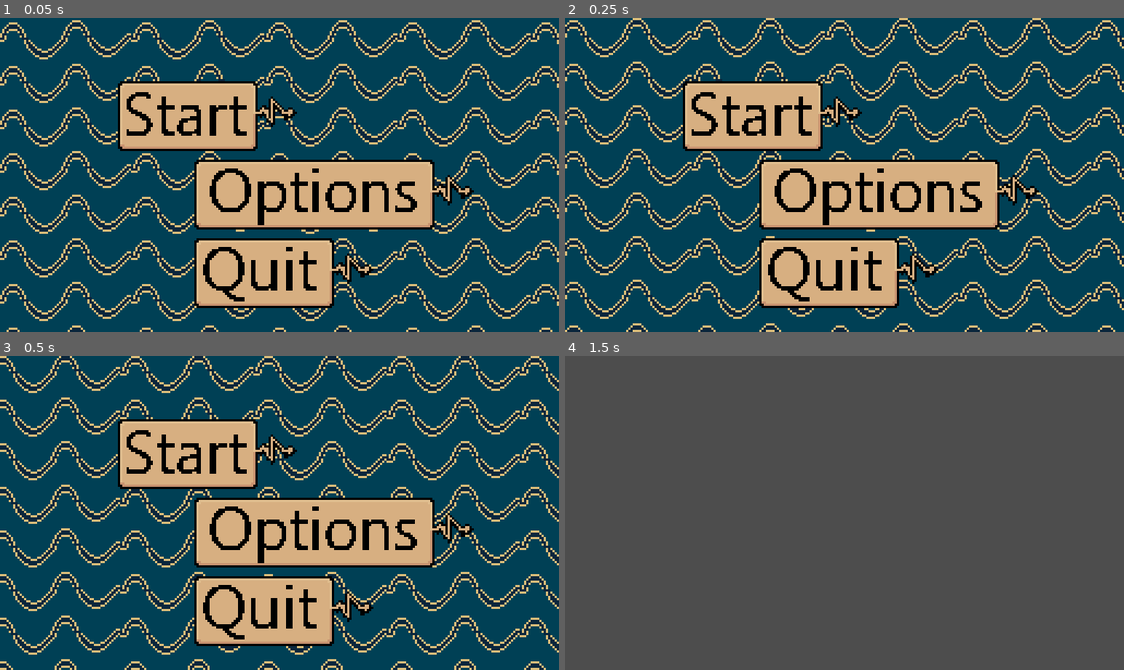
Above: before the commit, frames 1-4 (two rows, left to right).
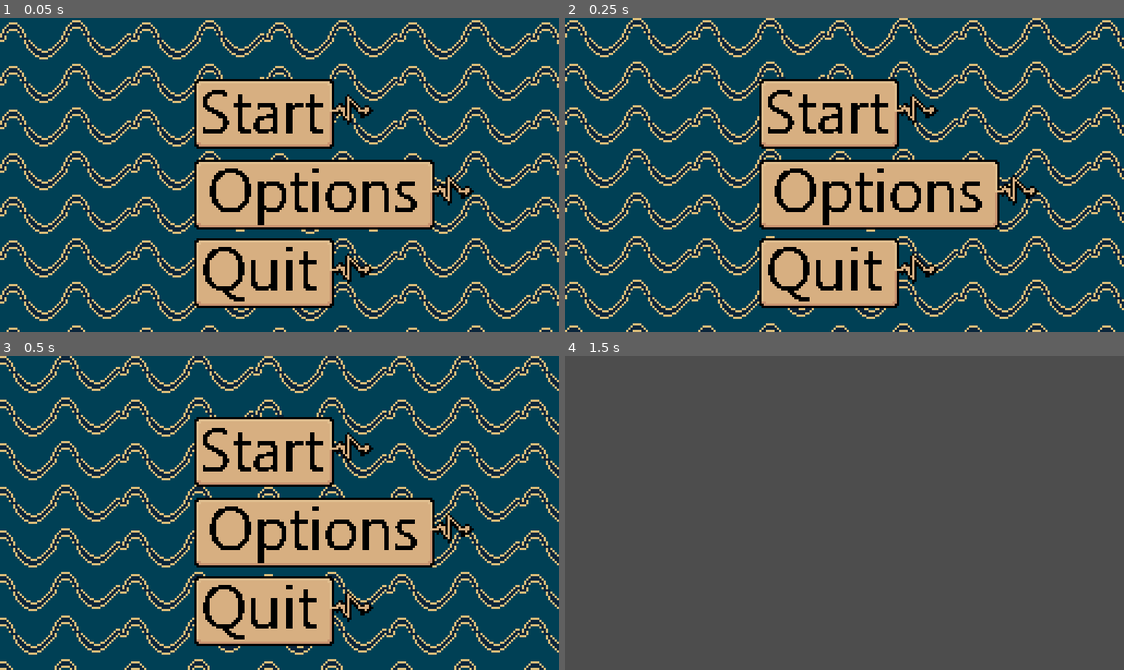
Above: after the commit, the same moments.

Repository: Zeis697538/Signalverarbeiung-Game
Game: Godot game, scene res://main_menu.tscn
Same seed, same stepped clock (60 frames per second), same inputs: the game is played once before the commit and once after it. This scene is started directly instead of the project's main scene.
Inputs (mouse positions are in pixels of both pictures, inside the frame that each line leads up to; where the layout moved, square brackets give the same spot in the first picture):
- Up to frame 1 (0.05 s): no input
- Up to frame 2 (0.25 s): no input
- Up to frame 3 (0.5 s): no input
- Up to frame 4 (1.5 s): click (855, 453) [783, 453] at 0.5 s; tap Enter at 1.25 s

The runs differ from the first frame. In frame 1, 6.8% of the frame differs, in the area x 21-67%, y 19-43%; in frame 2, 6.9%; in frame 3, 6.9%; in frame 4, nothing differs.

Commit message:
Revert "button_test"
This reverts commit 13b053ec41548aab1137dacb15e554168b221a6f.

Diff:
--- a/main_menu.tscn
+++ b/main_menu.tscn
@@ -38,10 +38,10 @@
 
 [node name="Start" type="TextureButton" parent="Button_manager"]
 layout_mode = 0
-offset_left = 54.0
-offset_top = 29.0
-offset_right = 144.0
-offset_bottom = 61.0
+offset_left = 89.0
+offset_top = 28.0
+offset_right = 179.0
+offset_bottom = 60.0
 texture_normal = ExtResource("2_qe12f")
 texture_hover = ExtResource("5_dy7ct")
 
--- a/project.godot
+++ b/project.godot
@@ -12,7 +12,7 @@
 
 config/name="Signalverarbeitung Game"
 run/main_scene="uid://dobxp8i6xj2no"
-config/features=PackedStringArray("4.5", "GL Compatibility")
+config/features=PackedStringArray("4.4", "GL Compatibility")
 config/icon="res://icon.svg"
 
 [display]
Not shown, changed: Button highlighted/options_button_highlighted.png.import
Not shown, changed: Button highlighted/quit_button_highlighted.png.import
Not shown, changed: Button highlighted/start_button_highlighted.png.import
Not shown, changed: Buttons normal/Start_button_normal.png.import
Not shown, changed: Buttons normal/options_button_normal.png.import
Not shown, changed: Buttons normal/quit_button_normal.png.import
Not shown, changed: Sprites/Background_Pattern.png.import
Not shown, changed: Sprites/RepeatingPatternt.png.import
Not shown, changed: icon.svg.import
